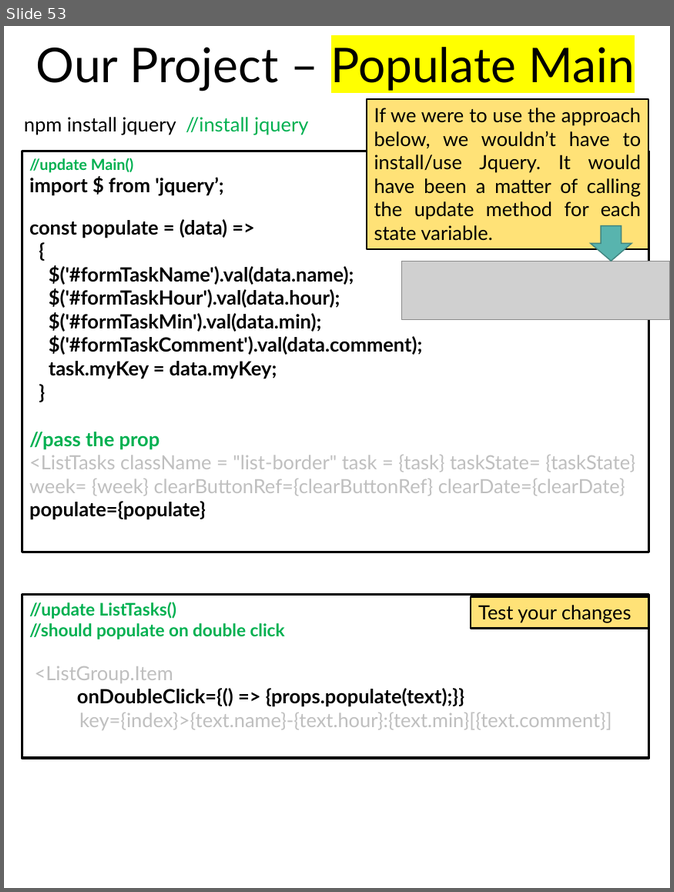
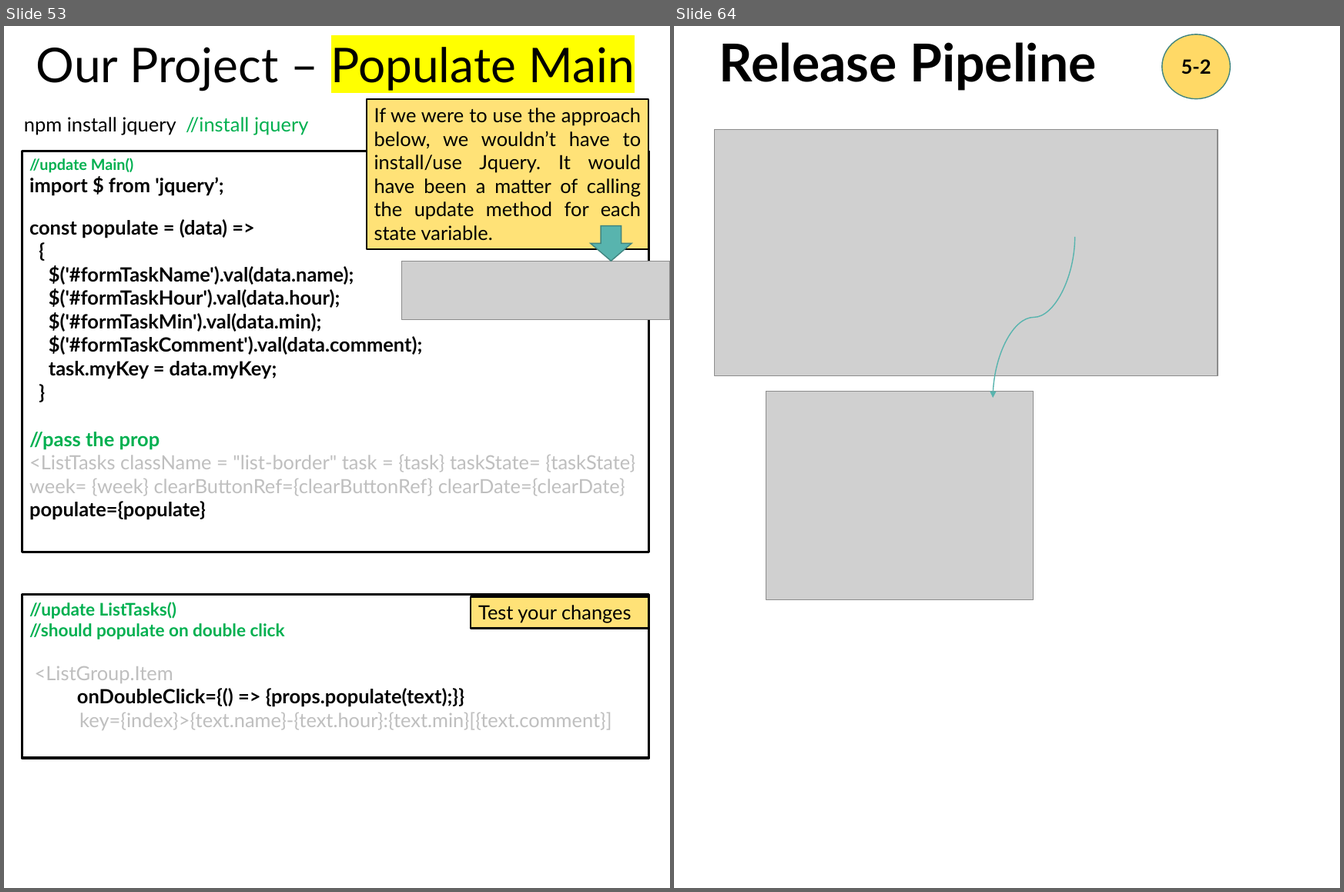
Before and after one commit to scorpion0511/mytracker, a slide deck: doc/React.pptx. Shown side by side, each under a label of ours: slide 53 before the commit, slides 53 and 64 after it; the slides between them are not shown. The pictures are 674x892 and 1344x892 pixels, drawn with LibreOffice and Linux fonts; fonts in the diff are those of the drawing; grey boxes stand for pictures. Boxes give left, top, right and bottom in pixels: in the first picture for what was removed or moved away, otherwise in the second. Text is boxed around its words. In the diff, an @@ line names an element or a change of style, - is before the commit and + after.

```diff
--- a/doc/React.pptx
+++ b/doc/React.pptx
@@ slide 64 added at (x1=674, y1=26, x2=1340, y2=888), background #FFFFFF @@
@@ text added at (x1=719, y1=42, x2=1096, y2=91), 48 pt, text #000000, bold @@
+Release Pipeline
@@ ellipse added at (x1=1162, y1=34, x2=1231, y2=99), fill #FFD966, outline #418581 1 pt, 18 pt, text #000000, bold @@
+5-2
@@ picture added at (x1=715, y1=129, x2=1218, y2=376) @@
@@ curved arrow added from (1075, 237) to (993, 397), #58B4AE 1 pt @@
@@ picture added at (x1=766, y1=391, x2=1034, y2=600) @@
```
Also in this commit, not shown: 11 other slides added, 6 other files.
